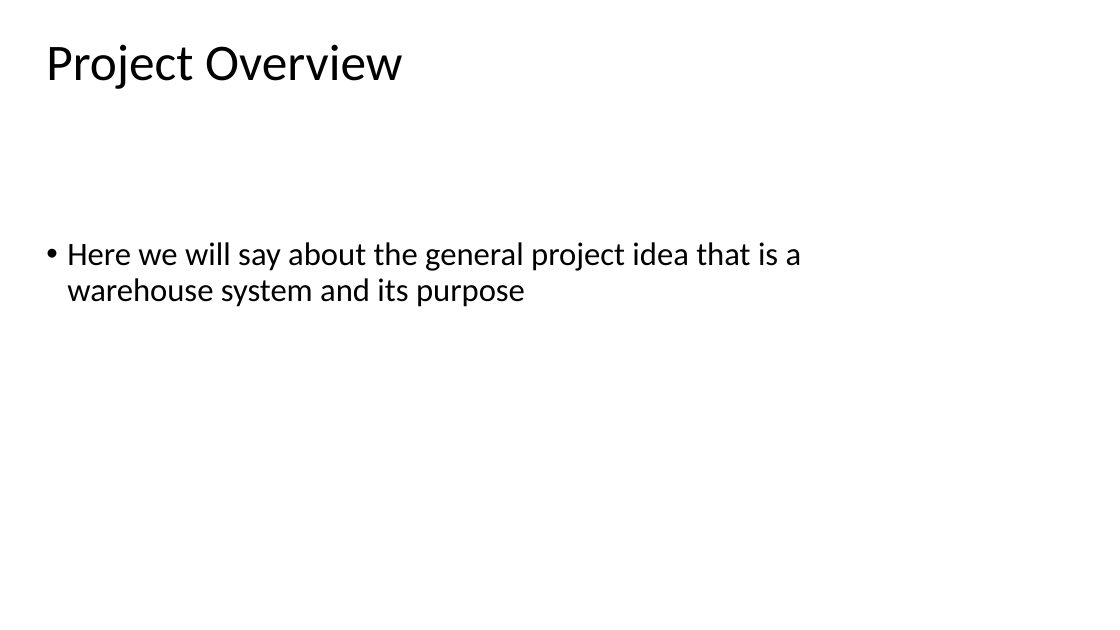
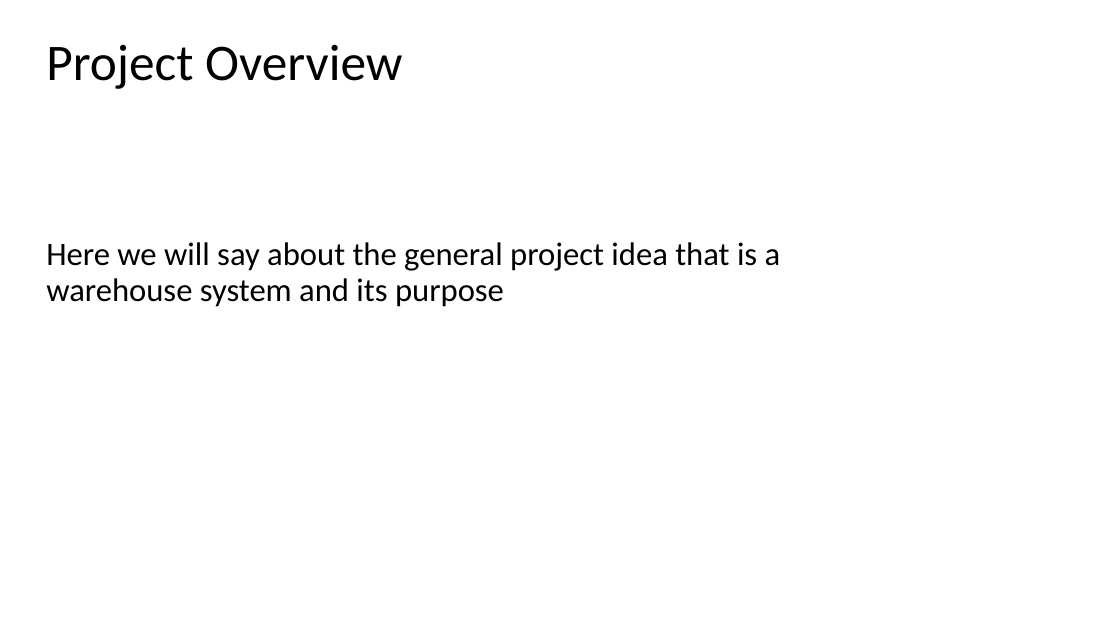
Before and after one commit to wallmenis/exercise, a slide deck: slide 3 of presentation/Presentation.pptx. Drawn at 1120x630 pixels with LibreOffice and Linux fonts; fonts in the diff are those of the drawing; background and template pictures are left out. Boxes give left, top, right and bottom in pixels: in the first picture for what was removed or moved away, otherwise in the second. Text is boxed around its words. In the diff, an @@ line names an element or a change of style, - is before the commit and + after.

```diff
--- a/presentation/Presentation.pptx
+++ b/presentation/Presentation.pptx
@@ subtitle "Here we will say about ..." at [46,242,781,307]: bullet • to none @@
```
Also in this commit, not shown: 5 other slides changed, 5 slides added, 5 slides removed, 1 other file.
